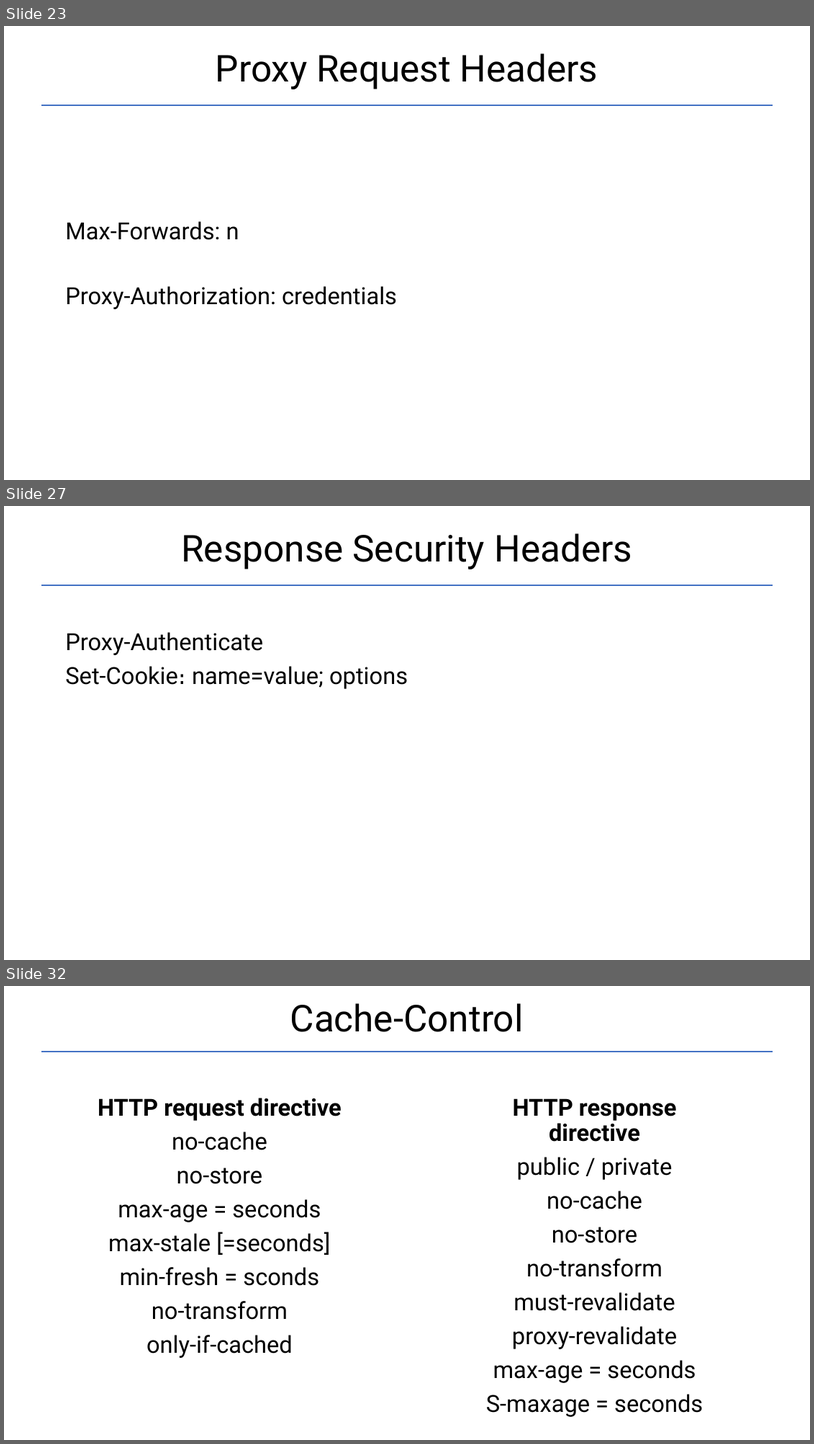
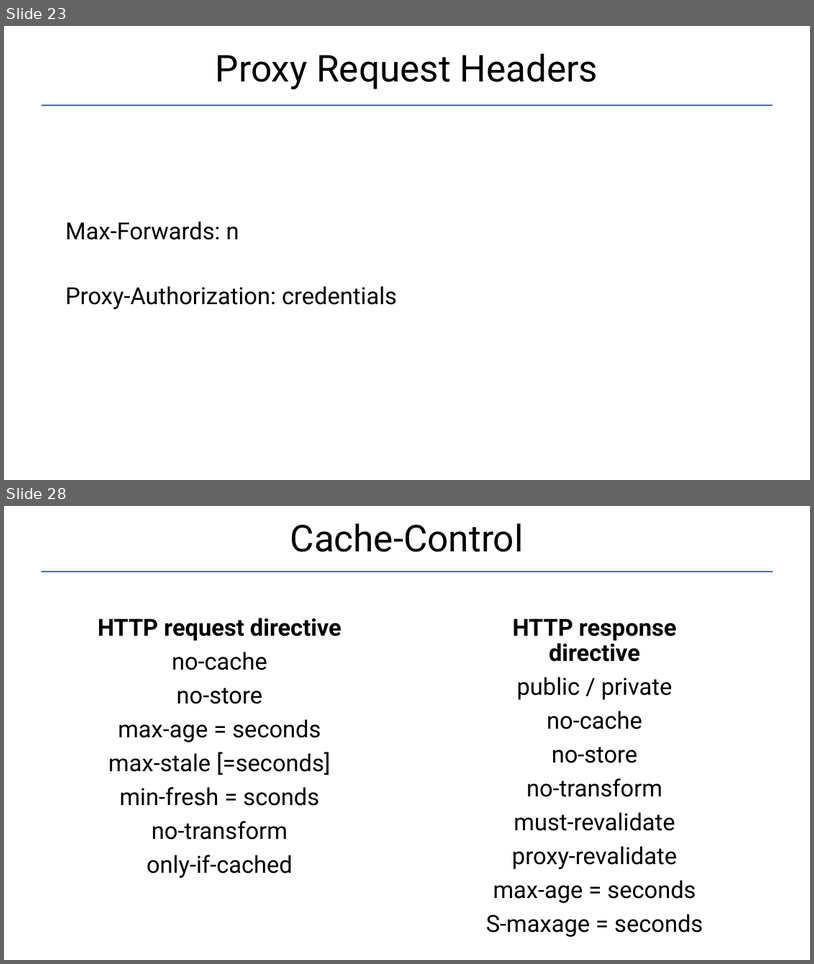
Before and after one commit to Garnik94/Levelup_presentations, a slide deck: Http/Http_presentation.pptx. Shown one above the other, each under a label of ours: slides 23, 27 and 32 before the commit, slides 23 and 28 after it; the slides between them are not shown. The pictures are 814x1444 and 814x964 pixels, drawn with LibreOffice and Linux fonts; fonts in the diff are those of the drawing. Boxes give left, top, right and bottom in pixels: in the first picture for what was removed or moved away, otherwise in the second. Text is boxed around its words. In the diff, an @@ line names an element or a change of style, - is before the commit and + after.

```diff
--- a/Http/Http_presentation.pptx
+++ b/Http/Http_presentation.pptx
@@ slide 27 removed at box(4, 506, 810, 960), background #FFFFFF @@
@@ title removed at box(181, 533, 633, 569) @@
-Response Security Headers
@@ line removed from (41, 585) to (773, 585) @@
@@ text removed at box(65, 632, 408, 689) @@
-Proxy-Authenticate
-Set-Cookie։ name=value; options
@@ what was slide 32 is now slide 28 @@
```
Also in this commit, not shown: 8 slides changed, 1 slide added, 3 other slides removed, 1 other file.
